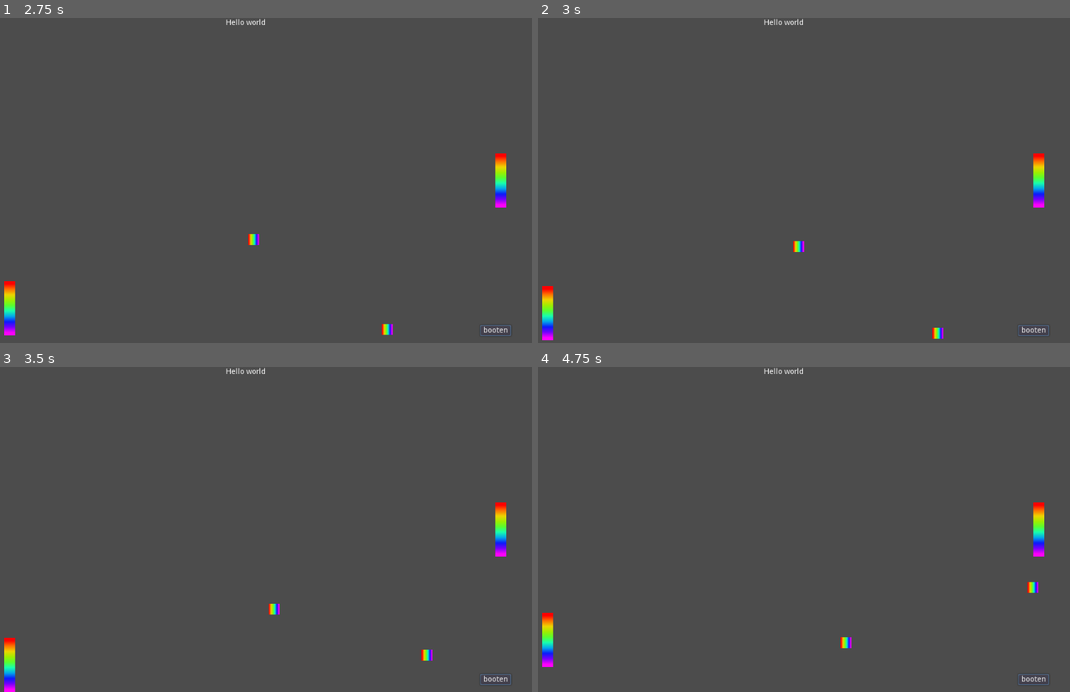
Above: before the commit, frames 1-4 (two rows, left to right).
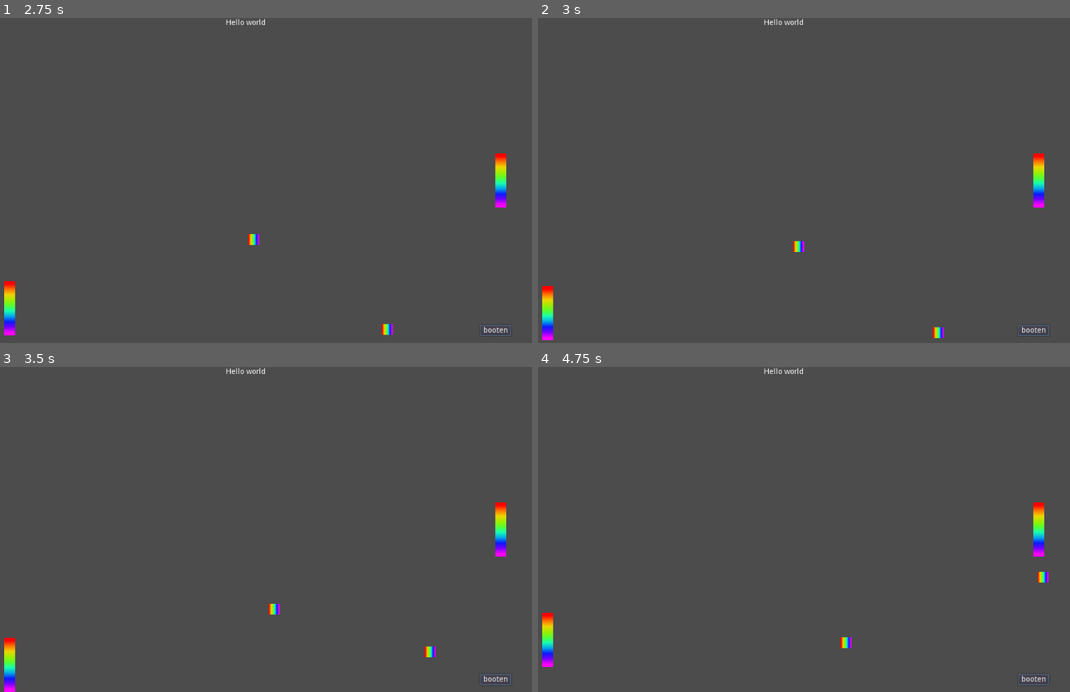
Above: after the commit, the same moments.

Repository: ricekab/godot-pongclone
Game: Godot game, scene res://scenes/game.tscn
Same seed, same stepped clock (60 frames per second), same inputs: the game is played once before the commit and once after it.
Inputs:
- Up to frame 1 (2.75 s): click "booten" at 0.5 s; hold Right (ui_right) 1.28-2.03 s; hold Left (ui_left) from 2.03 s (still down)
- Up to frame 2 (3 s): release Left (ui_left) at 2.78 s; hold Right (ui_right) from 2.78 s (still down)
- Up to frame 3 (3.5 s): keep holding Right (ui_right)
- Up to frame 4 (4.75 s): release Right (ui_right) at 4.28 s; hold Left (ui_left) from 4.28 s (still down)

Frame 1 is identical in both runs. In frame 2, less than 0.1% of the frame differs, in the area x 74-77%, y 95-99%; in frame 3, 0.1%; in frame 4, 0.2%, in the area x 91-96%, y 63-70%.

Commit message:
Ball now increases speed by 10% on each bounce.

Diff:
--- a/scripts/ball.gd
+++ b/scripts/ball.gd
@@ -6,7 +6,7 @@
 # var b = "text"
 
 export var vel = Vector2(1, 1)
-
+export var bounce_speed_scale = 1.10  # Vel increase on each bounce.
 
 # Called when the node enters the scene tree for the first time.
 func _ready():
@@ -23,6 +23,7 @@
 			var direction_vector: Vector2 =  towards - from
 			direction_vector = direction_vector.normalized()
 			print(vel)
+			print(vel.length())
 			print(direction_vector)
 			#direction_vector = direction_vector * vel.length()
 			#vel = vel.move_toward(direction_vector, delta)
@@ -30,3 +31,4 @@
 			print(vel)
 		else:
 			vel = vel.bounce(collisionInfo.normal)
+		vel *= bounce_speed_scale
